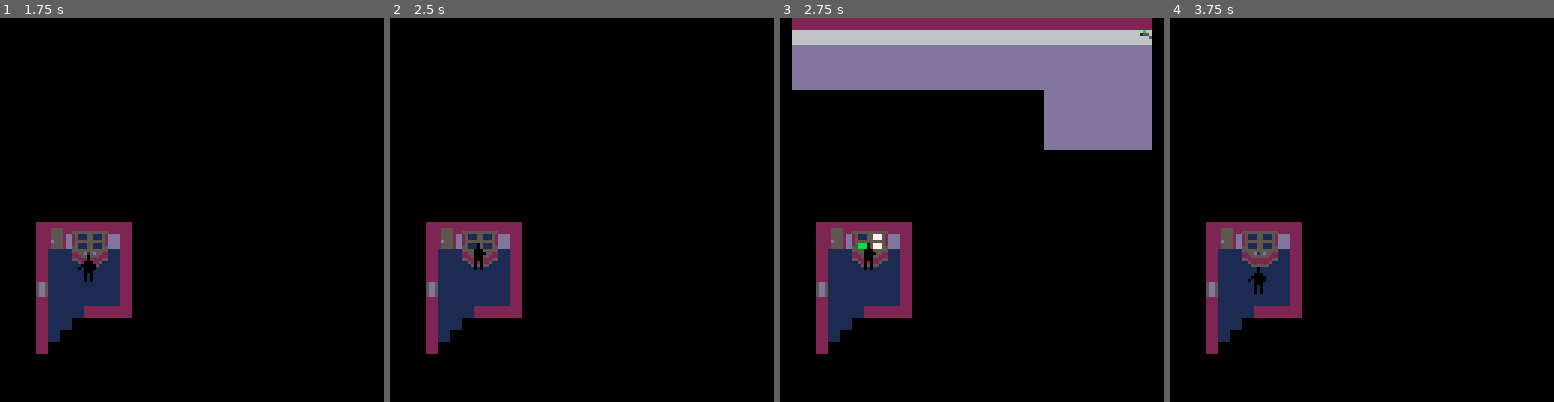
Above: before the commit, frames 1-4 (left to right).
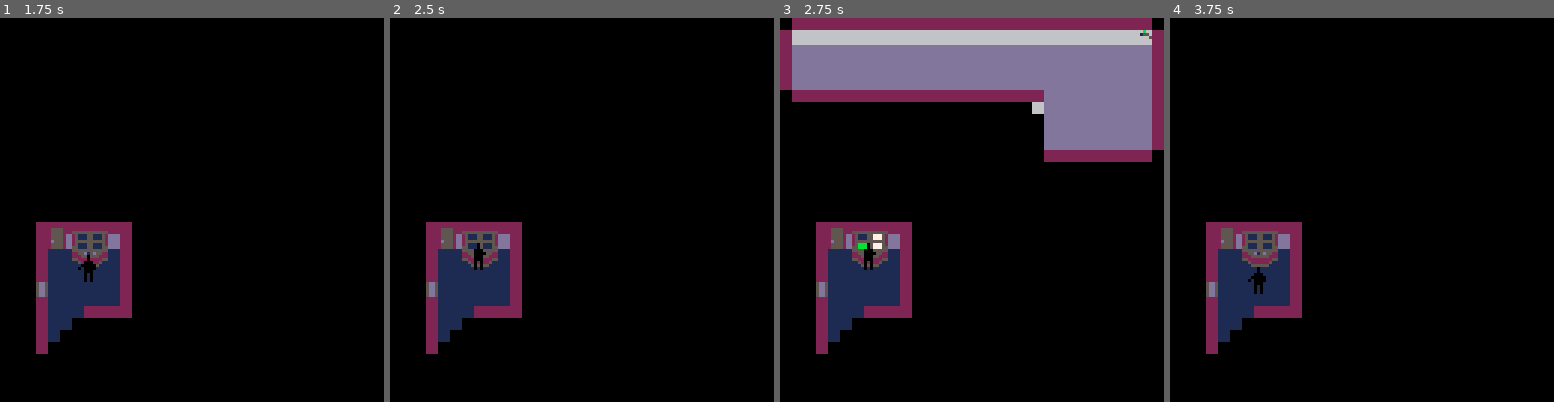
Above: after the commit, the same moments.

Repository: ironchestgames/pico-8-carts
Game: PICO-8 cartridge stealth.p8
Two runs of this game, one before a commit and one after it. Both use one fixed random seed, a clock stepped at 60 frames per second and the inputs below.
Inputs:
- Up to frame 1 (1.75 s): tap one key every 0.37 s from 0.33 s: O (Z key) Down O (Z key) X (X key)
- Up to frame 2 (2.5 s): hold Up from 1.97 s (still down); tap X (X key) at 2.07 s; tap O (Z key) at 2.22 s
- Up to frame 3 (2.75 s): release Up at 2.63 s; hold Right from 2.68 s (still down)
- Up to frame 4 (3.75 s): tap X (X key) at 2.82, 3.57 s; release Right at 3.02 s; hold Down 3.07-3.73 s; tap O (Z key) at 3.72 s

Frames 1-2 are identical in both runs. In frame 3, 4.5% of the frame differs, in the area x 0-100%, y 3-38%; in frame 4, nothing differs.

Commit message:
stealth - fix cameras not seeing walls

Diff:
--- a/stealth.p8
+++ b/stealth.p8
@@ -4,8 +4,6 @@
 -- sneaky stealy
 
 --[[
-
-- bug cameras not seeing walls
 
 - map generation
 
@@ -1045,6 +1043,21 @@
      -- remove fog if selected in camcontrol
      if _c.state == 2 then
       fog[_bydown*32+_bx]=0
+
+      local _i=(_bydown+1)*32+_bx
+      if floor[_i] == 2 then
+       fog[_i]=0
+      end
+
+      _i=_bydown*32+_bx+1
+      if floor[_i] == 2 then
+       fog[_i]=0
+      end
+
+      _i=_i-2
+      if floor[_i] == 2 then
+       fog[_i]=0
+      end
      end
 
      _bydown+=1
@@ -1063,9 +1076,20 @@
 
      -- remove fog if selected in camcontrol
      if _c.state == 2 then
-      fog[_by*32+_bxside]=0
       if _by == _y then
        fog[(_by-1)*32+_bxside]=0
+      end
+
+      fog[_by*32+_bxside]=0
+
+      local _i=(_by+1)*32+_bxside
+      if floor[_i] == 2 then
+       fog[_i]=0
+      end
+
+      _i=_by*32+_bxside+_dx
+      if floor[_i] == 2 then
+       fog[_i]=0
       end
      end
 
